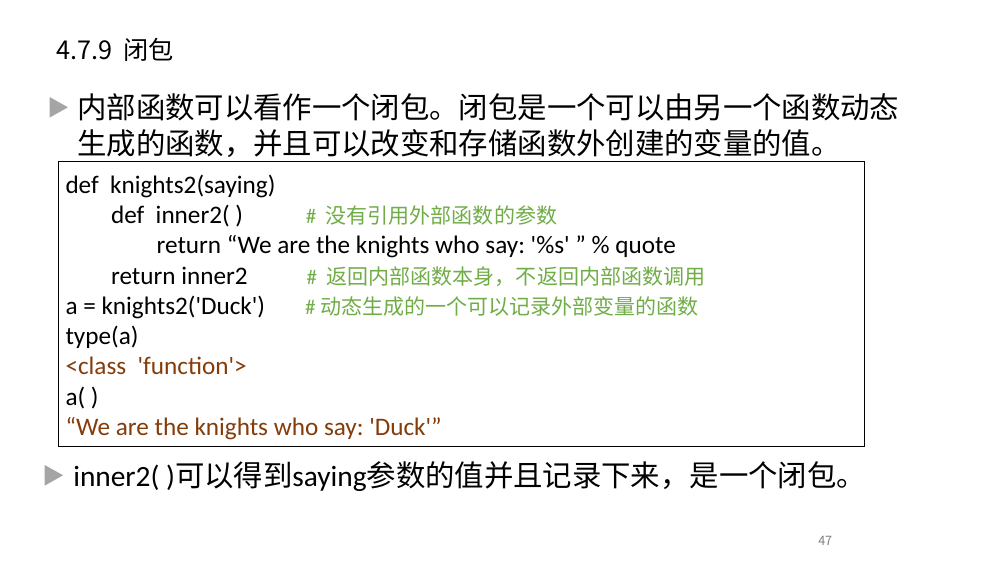
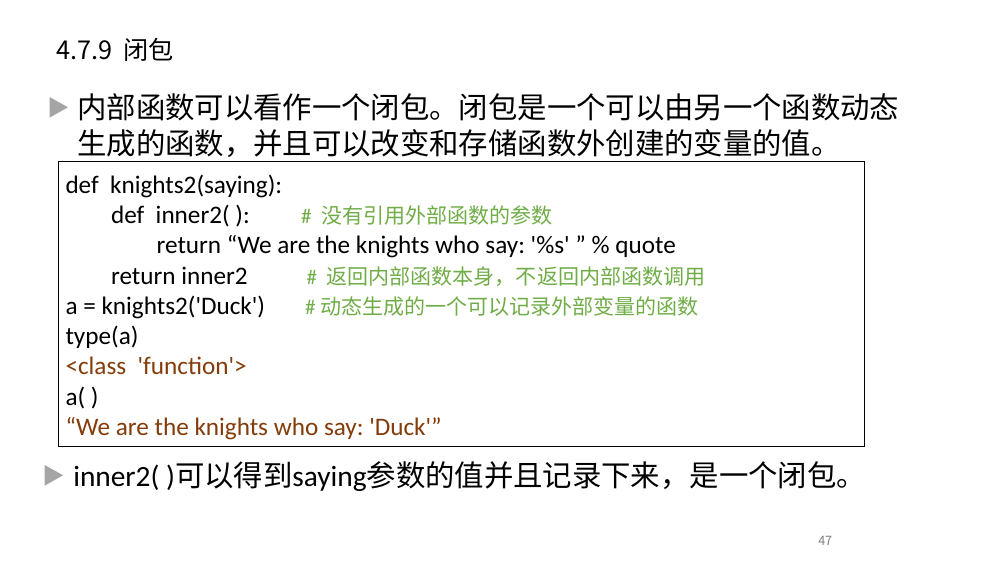
Before and after one commit to cimeguy/ML_for_Game-GoldenPoint, a slide deck: slide 47 of PPT/04代码结构.pptx. Drawn at 1008x567 pixels with LibreOffice and Linux fonts; fonts in the diff are those of the drawing; background and template pictures are left out. Boxes give left, top, right and bottom in pixels: in the first picture for what was removed or moved away, otherwise in the second. Text is boxed around its words. In the diff, an @@ line names an element or a change of style, - is before the commit and + after.

```diff
--- a/PPT/04代码结构.pptx
+++ b/PPT/04代码结构.pptx
@@ text at box(66, 174, 552, 227): text changed @@
-def knights2(saying)
-def inner2( ) # 没有引用外部函数的参数
+def knights2(saying):
+def inner2( ): # 没有引用外部函数的参数
```
Also in this commit, not shown: 8 other slides changed, 1 slide added, 1 slide removed.
